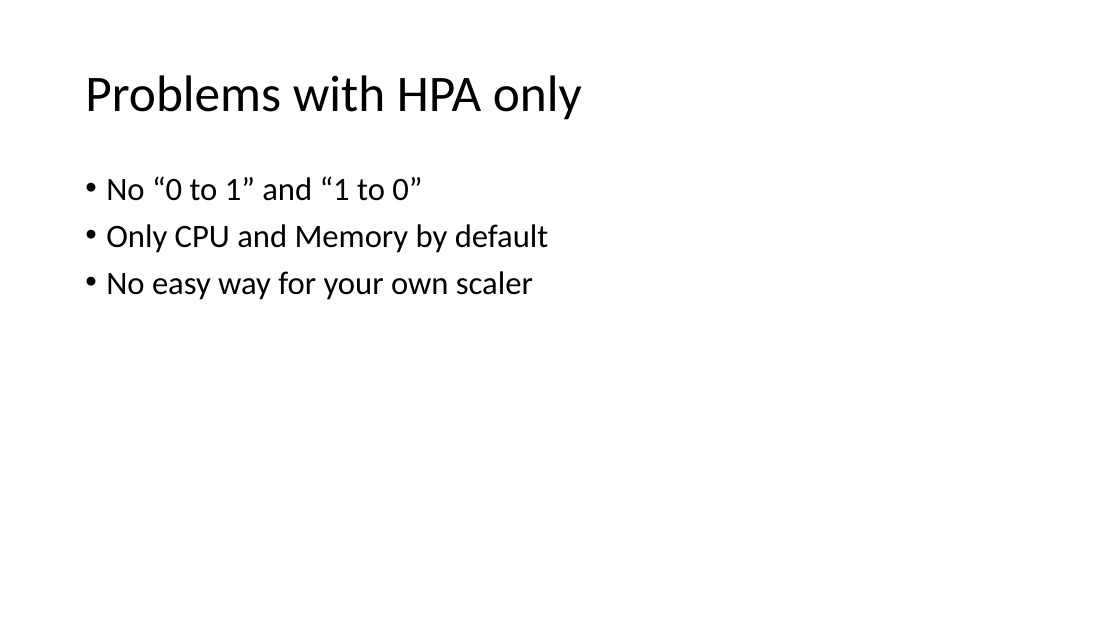
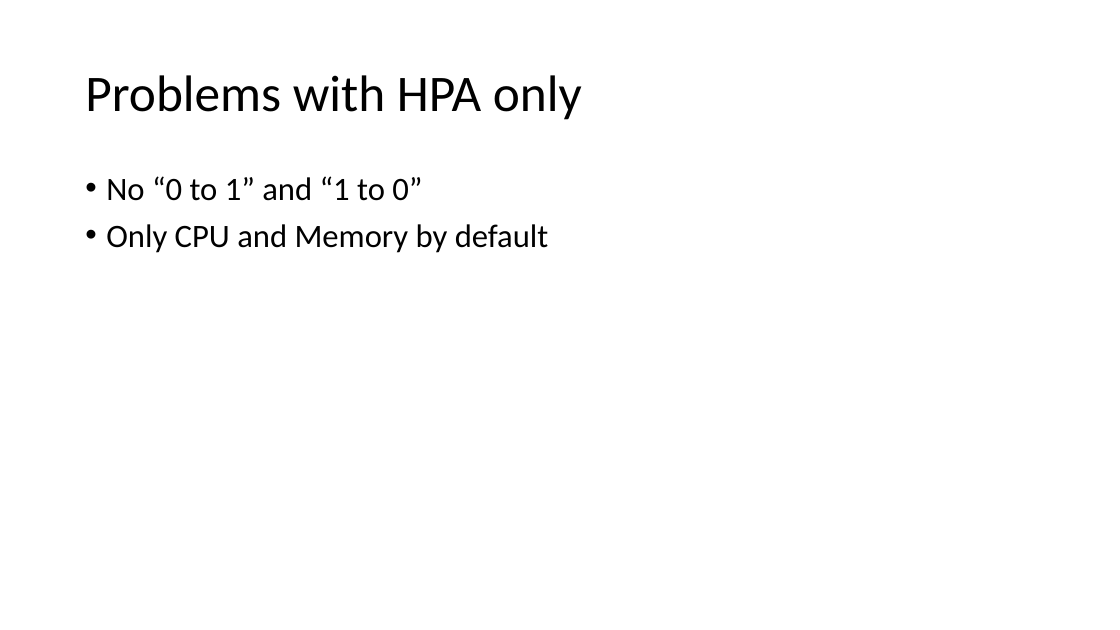
Before and after one commit to eashi/keda-workshop, a slide deck: slide 5 of preso.pptx (slide 4 before the commit). Drawn at 1120x630 pixels with LibreOffice and Linux fonts; fonts in the diff are those of the drawing. Boxes give left, top, right and bottom in pixels: in the first picture for what was removed or moved away, otherwise in the second. Text is boxed around its words. In the diff, an @@ line names an element or a change of style, - is before the commit and + after.

Commit message:
Add text slides

```diff
--- a/preso.pptx
+++ b/preso.pptx
@@ text at [106, 271, 533, 300]: paragraph removed @@
-• No easy way for your own scaler
```
Also in this commit, not shown: 4 other slides changed, 2 slides added.
